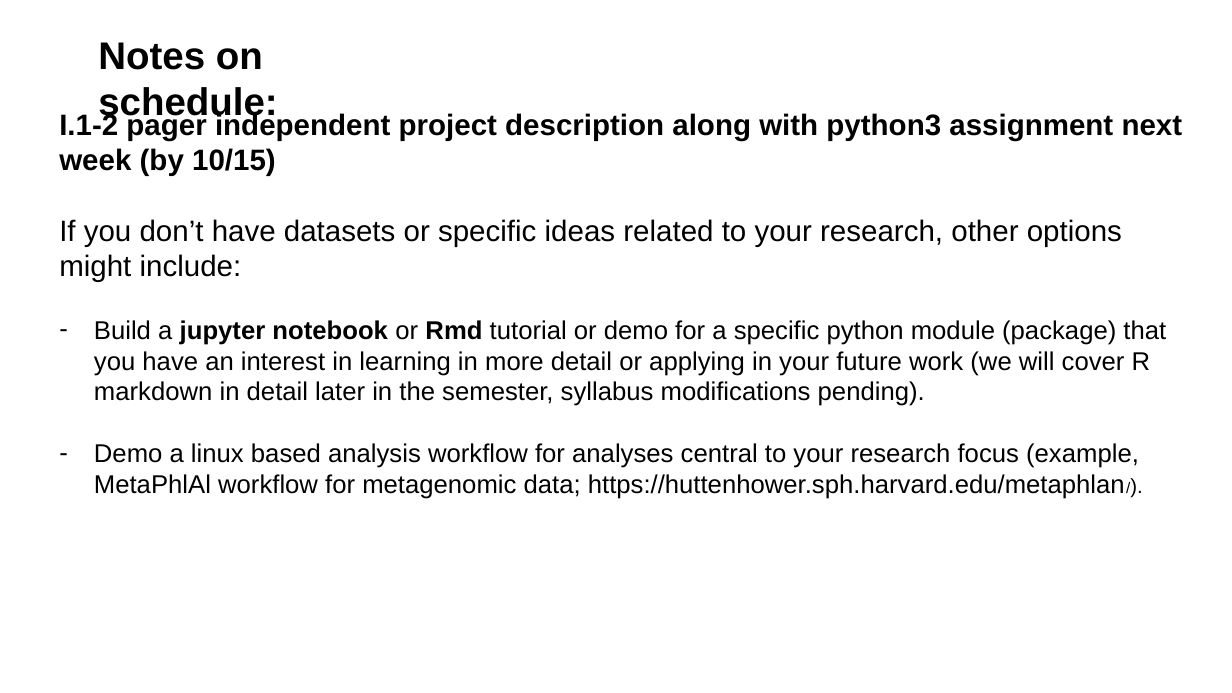
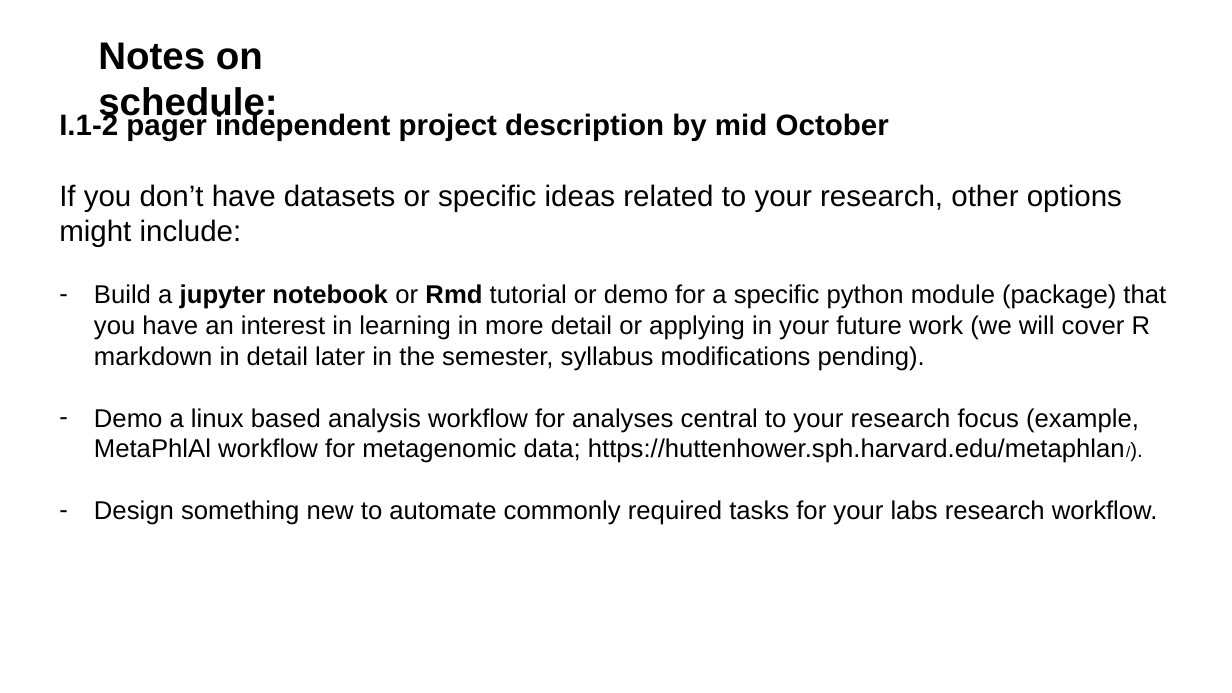
Before and after one commit to tparchman/F26_BIOL792, a slide deck: slide 17 of week6_pythonI/week6_python.pptx (slide 14 before the commit). Drawn at 1232x693 pixels with LibreOffice and Linux fonts; fonts in the diff are those of the drawing. Boxes give left, top, right and bottom in pixels: in the first picture for what was removed or moved away, otherwise in the second. Text is boxed around its words. In the diff, an @@ line names an element or a change of style, - is before the commit and + after.

```diff
--- a/week6_pythonI/week6_python.pptx
+++ b/week6_pythonI/week6_python.pptx
@@ text at [59, 112, 889, 141]: text changed @@
-I.1-2 pager independent project description along with python3 assignment next week (by 10/15)
+I.1-2 pager independent project description by mid October
@@ text at [94, 500, 1158, 525]: paragraph added @@
+– Design something new to automate commonly required tasks for your labs research workflow.
```
Also in this commit, not shown: 8 other slides changed, 5 slides added, 2 slides removed, 3 other files.
